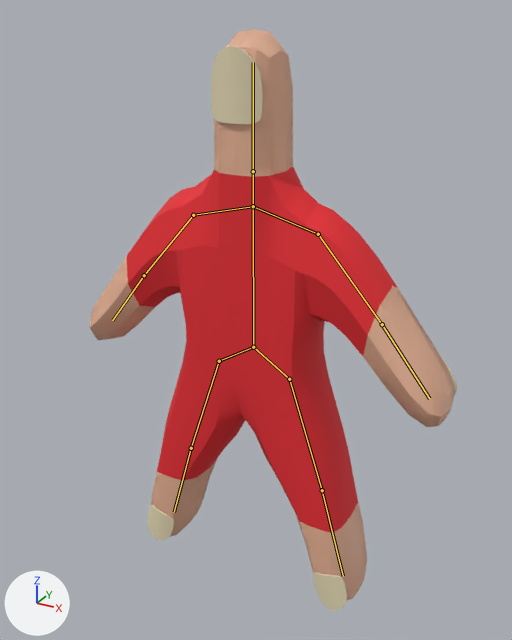
The Blender file assets/models/thumbThumb1.blend as it was, and as the next commit left it.
Both versions are drawn from a camera (50 mm lens) standing at (12.0, -20.1, 9.0) and looking at (1.2, -0.5, -0.8). Every picture has the same lights, and +X, +Y and +Z are marked at lower left. The bones that bend it are drawn over the model as lines.

Names of what the first picture shows: 'Nail', 'Nail.001', 'Nail.002', 'Thumb Thumb'.
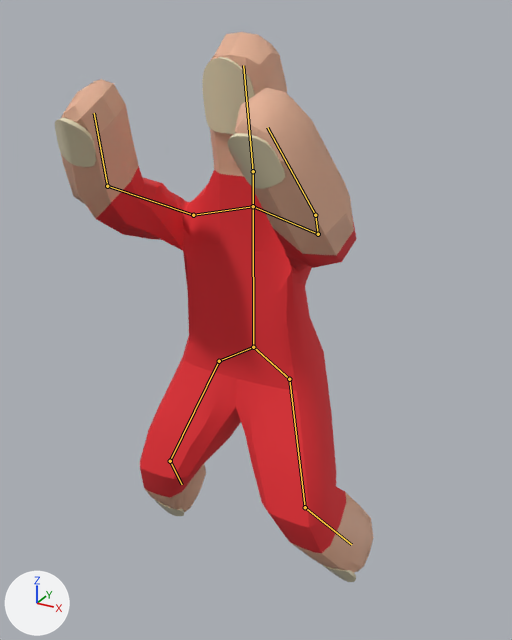
The newer file adds an action. The first version stands in its rest pose; the second is drawn at frame 16 of the action 'Jump'.

The edits, one by one:
Bone 'Bone.002' (bone_bone_002) turns from (0, 0, 0) to (10, 0, 0) degrees about its own x, y and z.
Bone 'Bone.004.l' (bone_bone_004_l) turns from (0, 0, 0) to (118, -18, -51) degrees about its own x, y and z.
Bone 'Bone.005.l' (bone_bone_005_l) turns from (0, 0, 0) to (35, 10, -30) degrees about its own x, y and z.
Bone 'Bone.004.r' (bone_bone_004_r) turns from (0, 0, 0) to (118, 18, 51) degrees about its own x, y and z.
Bone 'Bone.005.r' (bone_bone_005_r) turns from (0, 0, 0) to (35, -10, 30) degrees about its own x, y and z.
Bone 'Bone.007.l' (bone_bone_007_l) turns from (0, 0, 0) to (1, -6, -19) degrees about its own x, y and z.
Bone 'Bone.008.l' (bone_bone_008_l) turns from (0, 0, 0) to (7, 13, 56) degrees about its own x, y and z.
Bone 'Bone.007.r' (bone_bone_007_r) turns from (0, 0, 0) to (1, 6, 19) degrees about its own x, y and z.
Bone 'Bone.008.r' (bone_bone_008_r) turns from (0, 0, 0) to (7, -13, -56) degrees about its own x, y and z.

Changed parts and their boxes [x1, y1, x2, y2] in the pictures (512 x 640 px):
'Thumb Thumb', posed (14% narrower): before [90, 29, 454, 600]; after [61, 32, 374, 573]
'Nail', posed: before [211, 46, 263, 124]; after [202, 57, 255, 134]
'Nail.001', posed: before [441, 357, 457, 395]; after [55, 118, 285, 189]
'Nail.002', posed (22% shorter): before [147, 505, 347, 611]; after [155, 500, 356, 582]
bone 'Bone.002', root to tip: before (253, 171) to (253, 62); after (253, 171) to (243, 65)
bone 'Bone.004.l', root to tip: before (318, 234) to (382, 324); after (318, 234) to (315, 215)
bone 'Bone.005.l', root to tip: before (382, 324) to (429, 398); after (315, 215) to (267, 127)
bone 'Bone.004.r', root to tip: before (193, 215) to (144, 275); after (193, 215) to (107, 186)
bone 'Bone.005.r', root to tip: before (144, 275) to (112, 320); after (107, 186) to (94, 113)
bone 'Bone.007.l', root to tip: before (289, 379) to (322, 490); after (289, 379) to (305, 507)
bone 'Bone.008.l', root to tip: before (322, 490) to (343, 576); after (305, 507) to (351, 544)
bone 'Bone.007.r', root to tip: before (219, 361) to (191, 448); after (219, 361) to (170, 461)
bone 'Bone.008.r', root to tip: before (191, 448) to (174, 512); after (170, 461) to (182, 484)
